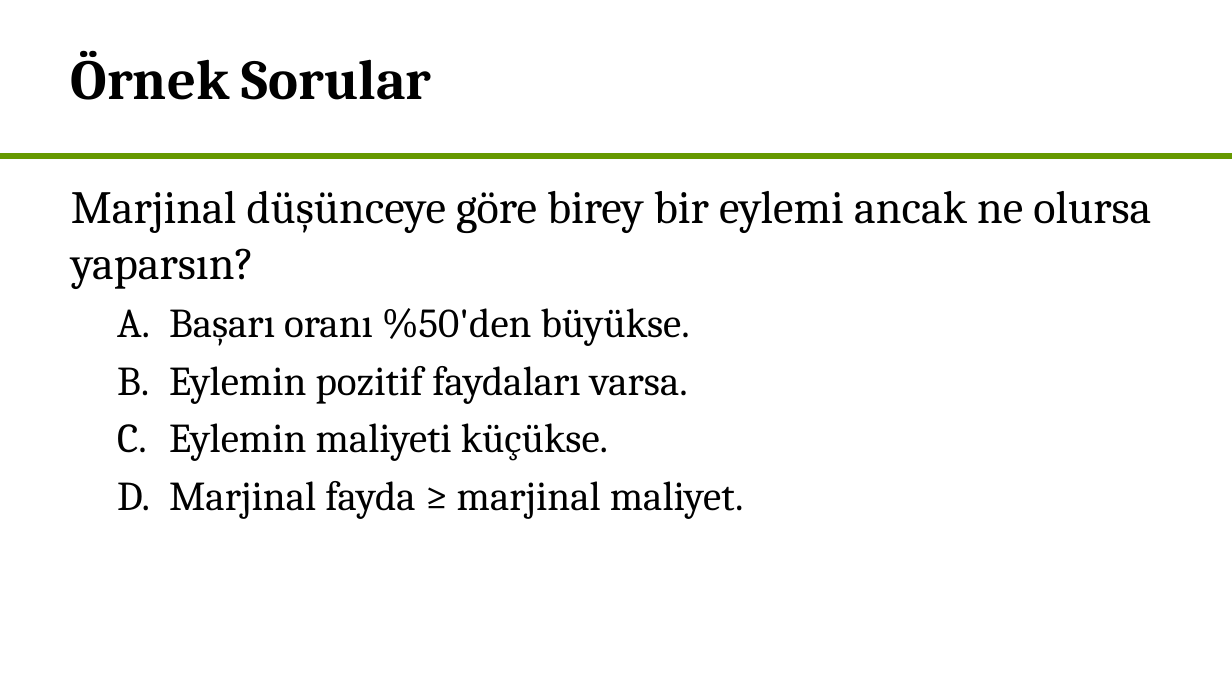
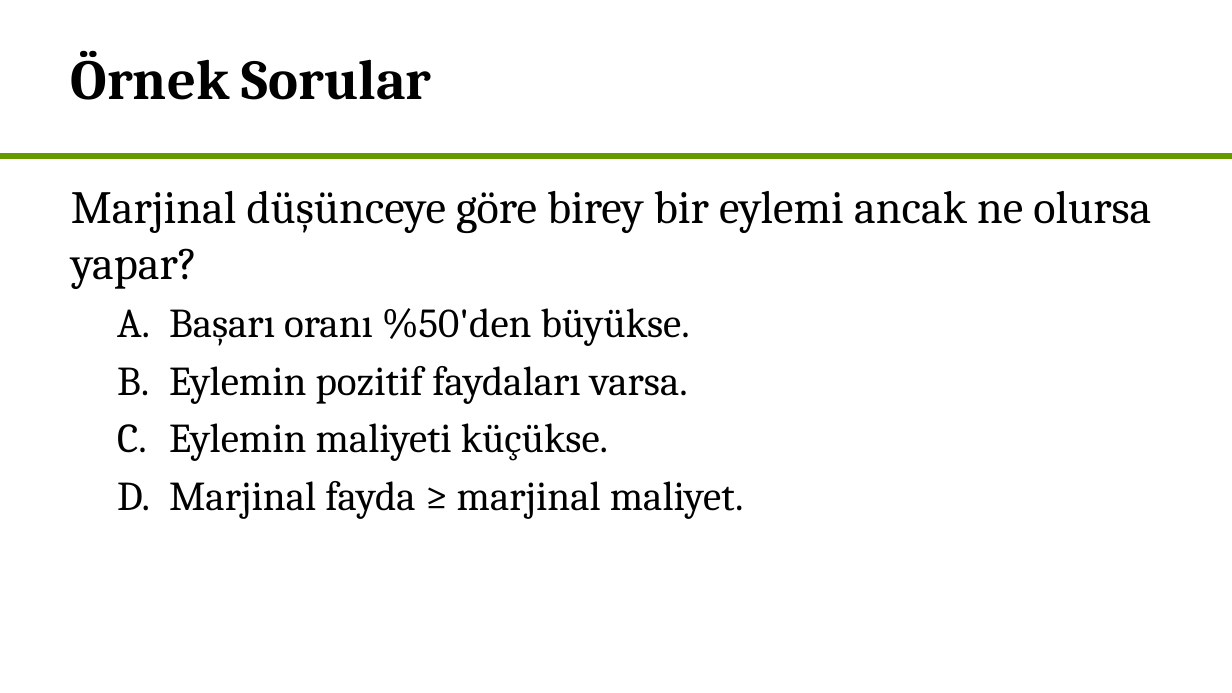
Before and after one commit to akademiekonometri/akademi-ekonometri-academic, a slide deck: slide 21 of static/repo/akek/courses/ekonomi/Ekonomi - Hafta 1 (Kara).pptx. Drawn at 1232x693 pixels with LibreOffice and Linux fonts; fonts in the diff are those of the drawing. Boxes give left, top, right and bottom in pixels: in the first picture for what was removed or moved away, otherwise in the second. Text is boxed around its words. In the diff, an @@ line names an element or a change of style, - is before the commit and + after.

```diff
--- a/static/repo/akek/courses/ekonomi/Ekonomi - Hafta 1 (Kara).pptx
+++ b/static/repo/akek/courses/ekonomi/Ekonomi - Hafta 1 (Kara).pptx
@@ text at (x1=71, y1=191, x2=1151, y2=289): text changed @@
-Marjinal düşünceye göre birey bir eylemi ancak ne olursa yaparsın?
+Marjinal düşünceye göre birey bir eylemi ancak ne olursa yapar?
```
Also in this commit, not shown: 28 other files.
